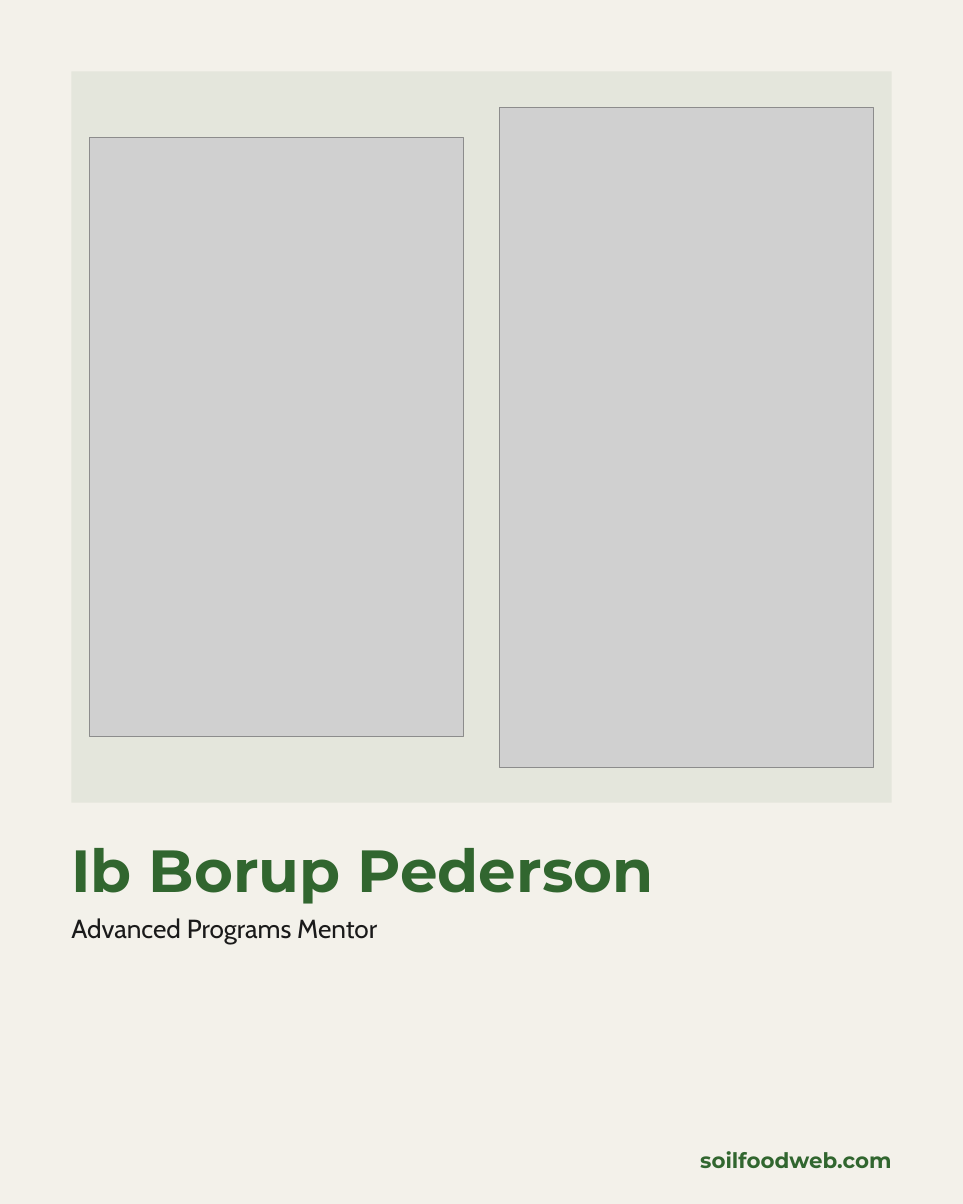
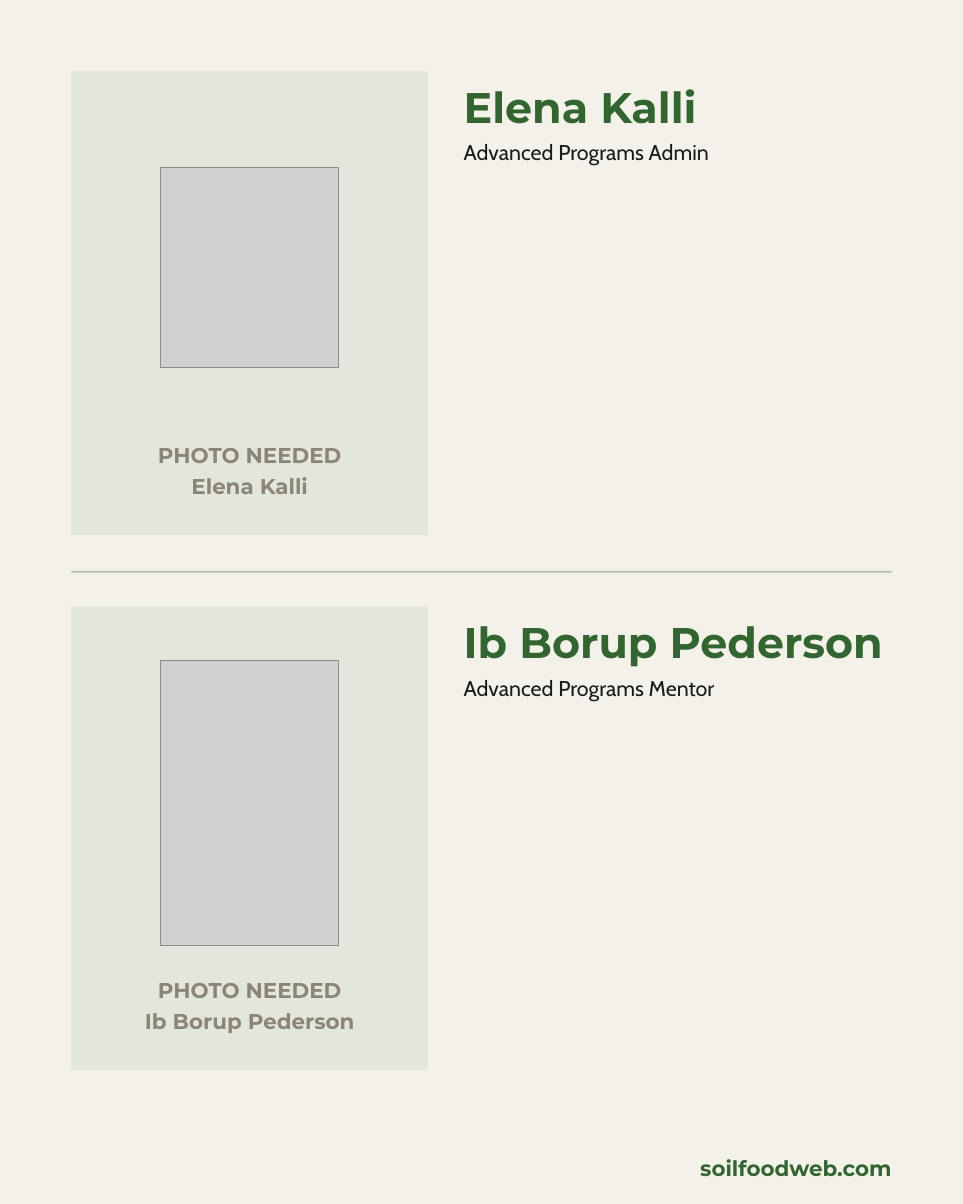
Before and after one commit to linneamoritznyc/SFW-SocialMedia, a slide deck: slide 7 of templates/posts/october/05-10-2026-mon-ig-teachers-day-v2.pptx (slide 13 before the commit). Drawn at 963x1204 pixels with LibreOffice and Linux fonts; fonts in the diff are those of the drawing; grey boxes stand for pictures. Boxes give left, top, right and bottom in pixels: in the first picture for what was removed or moved away, otherwise in the second. Text is boxed around its words. In the diff, an @@ line names an element or a change of style, - is before the commit and + after.

```diff
--- a/templates/posts/october/05-10-2026-mon-ig-teachers-day-v2.pptx
+++ b/templates/posts/october/05-10-2026-mon-ig-teachers-day-v2.pptx
@@ rectangle resized from (x1=71, y1=71, x2=891, y2=802) to (x1=71, y1=71, x2=428, y2=535) @@
@@ text added at (x1=464, y1=89, x2=696, y2=124), 36 pt, text #31662F, bold @@
+Elena Kalli
@@ picture removed at (x1=500, y1=107, x2=873, y2=767) @@
@@ text added at (x1=464, y1=144, x2=709, y2=166), 18 pt, text #1A1A1A @@
+Advanced Programs Admin
@@ picture added at (x1=161, y1=167, x2=339, y2=367) @@
@@ text added at (x1=158, y1=448, x2=342, y2=494), 18 pt, text #8A8577, bold @@
+PHOTO NEEDED
+Elena Kalli
@@ rectangle added at (x1=71, y1=571, x2=891, y2=573), fill #B1BCB1 @@
@@ rectangle added at (x1=71, y1=606, x2=428, y2=1070), fill #E4E6DC @@
@@ text "Ib Borup Pederson" moved from (x1=71, y1=848, x2=653, y2=904) to (x1=464, y1=626, x2=883, y2=667) @@
@@ text "Ib Borup Pederson" at (x1=464, y1=626, x2=883, y2=667): size 50 to 36 pt @@
@@ picture resized from (x1=89, y1=137, x2=464, y2=736) to (x1=161, y1=660, x2=339, y2=945) @@
@@ text "Advanced Programs Mentor" moved from (x1=71, y1=918, x2=377, y2=945) to (x1=464, y1=680, x2=715, y2=701) @@
@@ text "Advanced Programs Mentor" at (x1=464, y1=680, x2=715, y2=701): size 22 to 18 pt @@
@@ text added at (x1=145, y1=983, x2=355, y2=1033), 18 pt, text #8A8577, bold @@
+PHOTO NEEDED
+Ib Borup Pederson
@@ text "soilfoodweb.com" moved from (x1=700, y1=1151, x2=891, y2=1168) to (x1=700, y1=1159, x2=891, y2=1176) @@
```
Also in this commit, not shown: 6 other slides changed, 7 slides removed, 18 other files.
